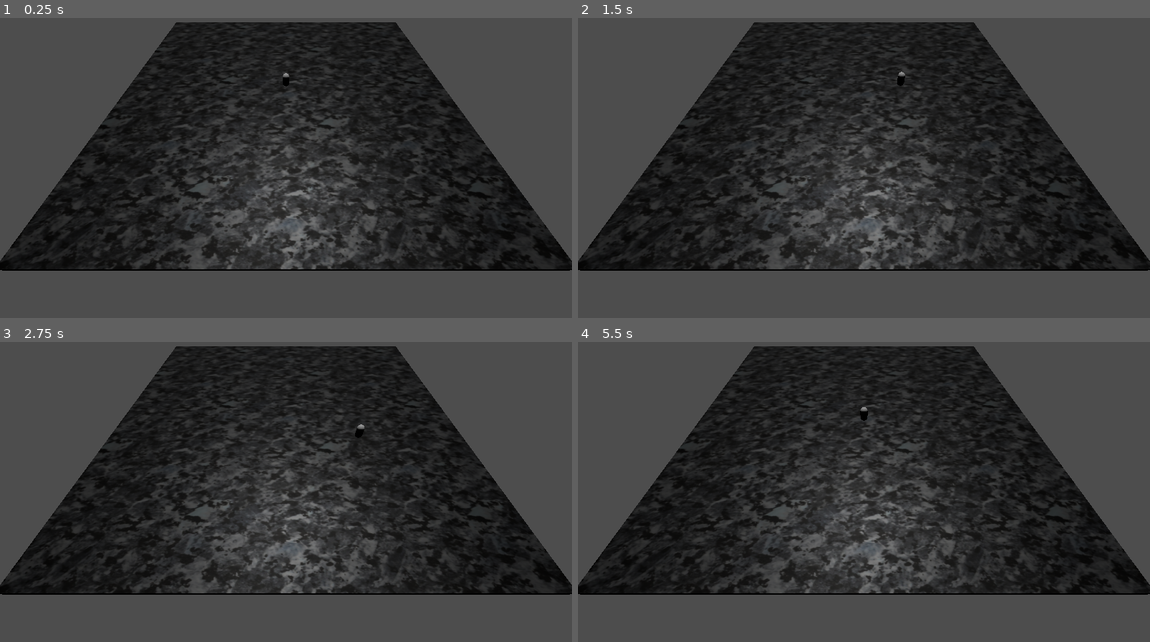
Above: before the commit, frames 1-4 (two rows, left to right).
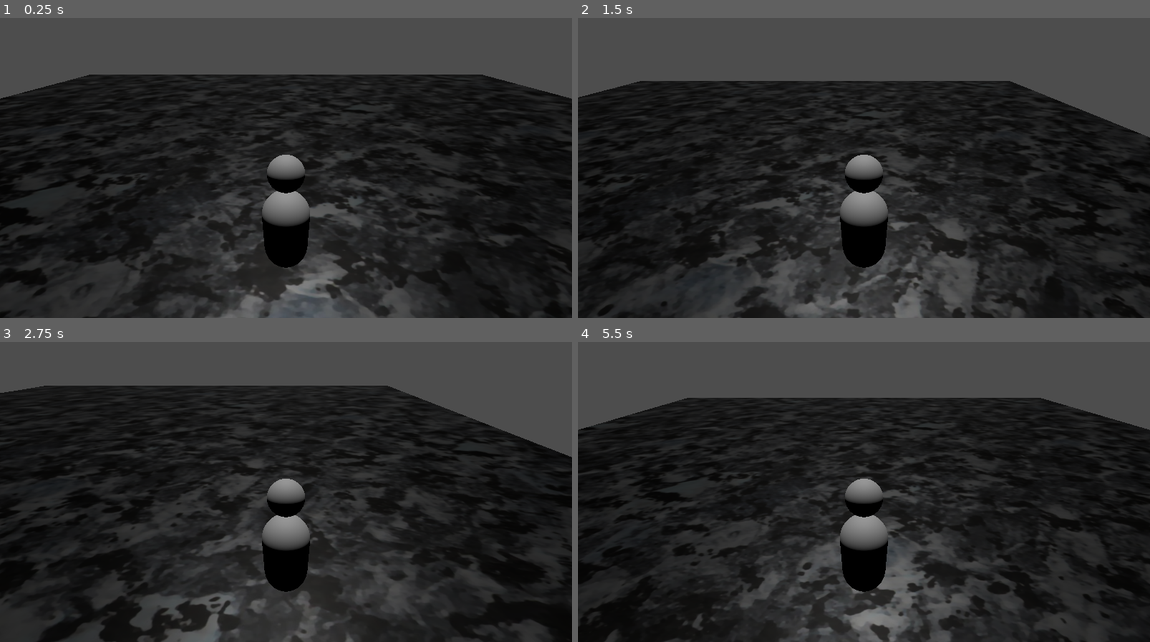
Above: after the commit, the same moments.

Repository: mswieboda/ld54-practice
Game: Godot game, scene res://scenes/main.tscn
Same seed, same stepped clock (60 frames per second), same inputs: the game is played once before the commit and once after it.
Inputs:
- Up to frame 1 (0.25 s): no input
- Up to frame 2 (1.5 s): hold D (right) 0.53-1.28 s; tap Space (jump) at 0.77 s; hold S (down) from 1.28 s (still down)
- Up to frame 3 (2.75 s): tap Space (jump) at 1.52 s; release S (down) at 2.03 s; hold D (right) from 2.03 s (still down)
- Up to frame 4 (5.5 s): release D (right) at 2.78 s; hold W (up) 2.78-3.53 s; tap Space (jump) at 3.02, 3.77, 4.52 s; hold A (left) 3.53-5.03 s; hold S (down) from 5.03 s (still down)

The runs differ from the first frame. In frame 1, 46% of the frame differs, in the area x 0-100%, y 1-100%; in frame 2, 43%; in frame 3, 44%; in frame 4, 47%.

Commit message:
player mesh, camera changes

Diff:
--- a/objs/player.tscn
+++ b/objs/player.tscn
@@ -1,10 +1,12 @@
-[gd_scene load_steps=4 format=3 uid="uid://o1oqtdmfghxi"]
+[gd_scene load_steps=5 format=3 uid="uid://o1oqtdmfghxi"]
 
 [ext_resource type="Script" path="res://objs/player.gd" id="1_iwcmm"]
 
 [sub_resource type="CapsuleShape3D" id="CapsuleShape3D_i4al3"]
 
 [sub_resource type="CapsuleMesh" id="CapsuleMesh_w2vir"]
+
+[sub_resource type="SphereMesh" id="SphereMesh_br882"]
 
 [node name="player" type="CharacterBody3D"]
 transform = Transform3D(1, 0, 0, 0, 1, 0, 0, 0, 1, 0, 2.59606, 0)
@@ -15,3 +17,12 @@
 
 [node name="mesh" type="MeshInstance3D" parent="."]
 mesh = SubResource("CapsuleMesh_w2vir")
+
+[node name="head_mesh" type="MeshInstance3D" parent="mesh"]
+transform = Transform3D(0.69, 0, 0, 0, 0.69, 0, 0, 0, 0.69, 0, 1.53597, 0)
+mesh = SubResource("SphereMesh_br882")
+skeleton = NodePath("../..")
+
+[node name="camera" type="Camera3D" parent="."]
+transform = Transform3D(1, 0, 0, 0, 0.840831, 0.541297, 0, -0.541297, 0.840831, 0, 3.83623, 3.02165)
+current = true
--- a/scenes/main.tscn
+++ b/scenes/main.tscn
@@ -8,9 +8,6 @@
 [node name="sun" type="DirectionalLight3D" parent="."]
 transform = Transform3D(1, 0, 0, 0, -0.332342, 0.943159, 0, -0.943159, -0.332342, 0, 126.848, -40.4804)
 
-[node name="camera" type="Camera3D" parent="."]
-transform = Transform3D(1, 0, 0, 0, 0.594079, 0.804407, 0, -0.804407, 0.594079, 0, 20.6311, 27.9429)
-
 [node name="room" parent="." instance=ExtResource("1_clu0u")]
 
 [node name="player" parent="." instance=ExtResource("2_ashhh")]
